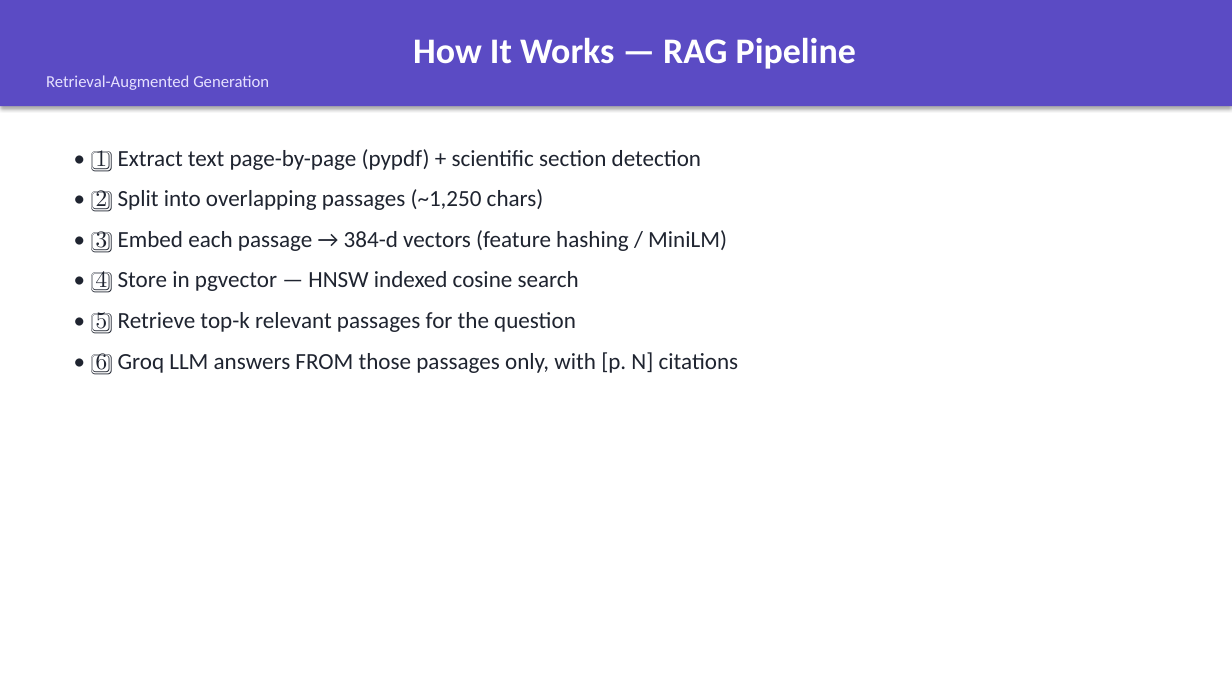
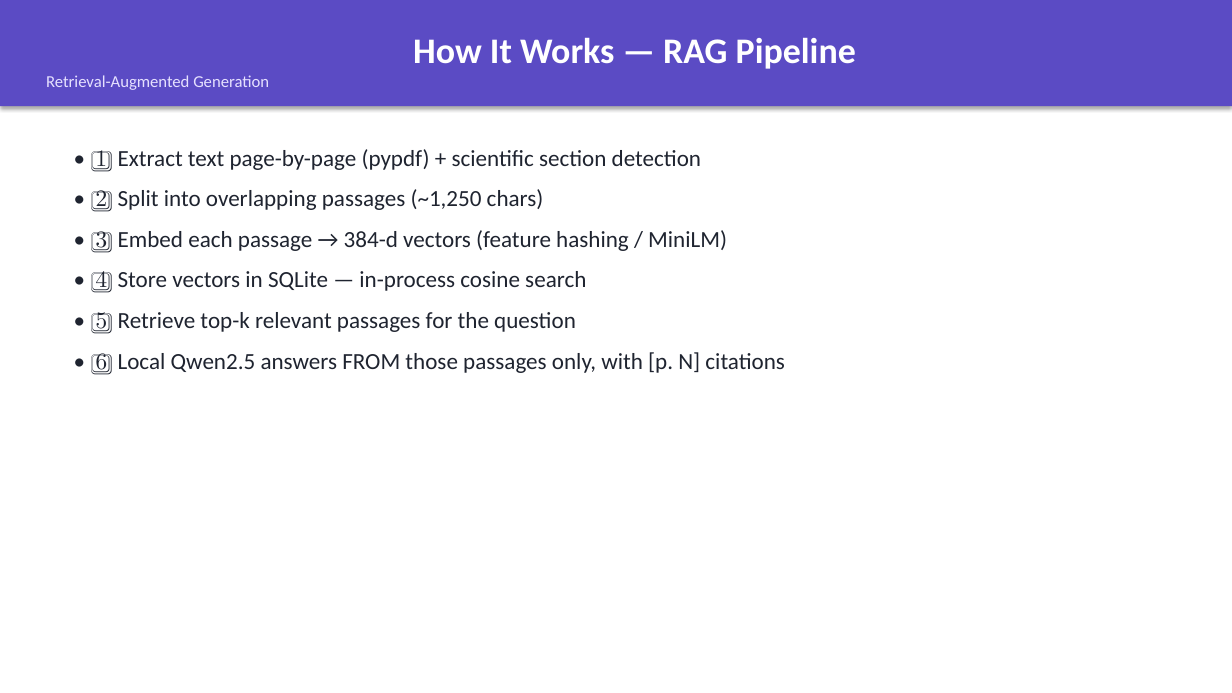
Before and after one commit to Vishal-oly/DocuQuery, a slide deck: slide 5 of docs/DocuQuery_Presentation.pptx. Drawn at 1232x693 pixels with LibreOffice and Linux fonts; fonts in the diff are those of the drawing. Boxes give left, top, right and bottom in pixels: in the first picture for what was removed or moved away, otherwise in the second. Text is boxed around its words. In the diff, an @@ line names an element or a change of style, - is before the commit and + after.

```diff
--- a/docs/DocuQuery_Presentation.pptx
+++ b/docs/DocuQuery_Presentation.pptx
@@ text at <box>96,271,586,293</box>: text changed @@
-• 4️⃣ Store in pgvector — HNSW indexed cosine search
+• 4️⃣ Store vectors in SQLite — in-process cosine search
@@ text at <box>96,352,785,375</box>: text changed @@
-• 6️⃣ Groq LLM answers FROM those passages only, with [p. N] citations
+• 6️⃣ Local Qwen2.5 answers FROM those passages only, with [p. N] citations
```
Also in this commit, not shown: 4 other slides changed, 24 other files.
